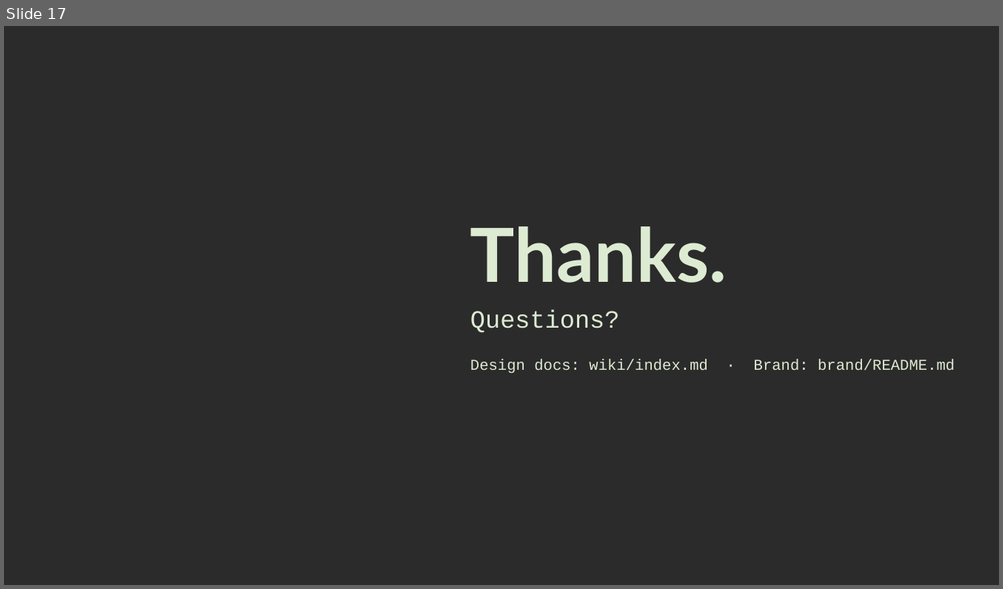
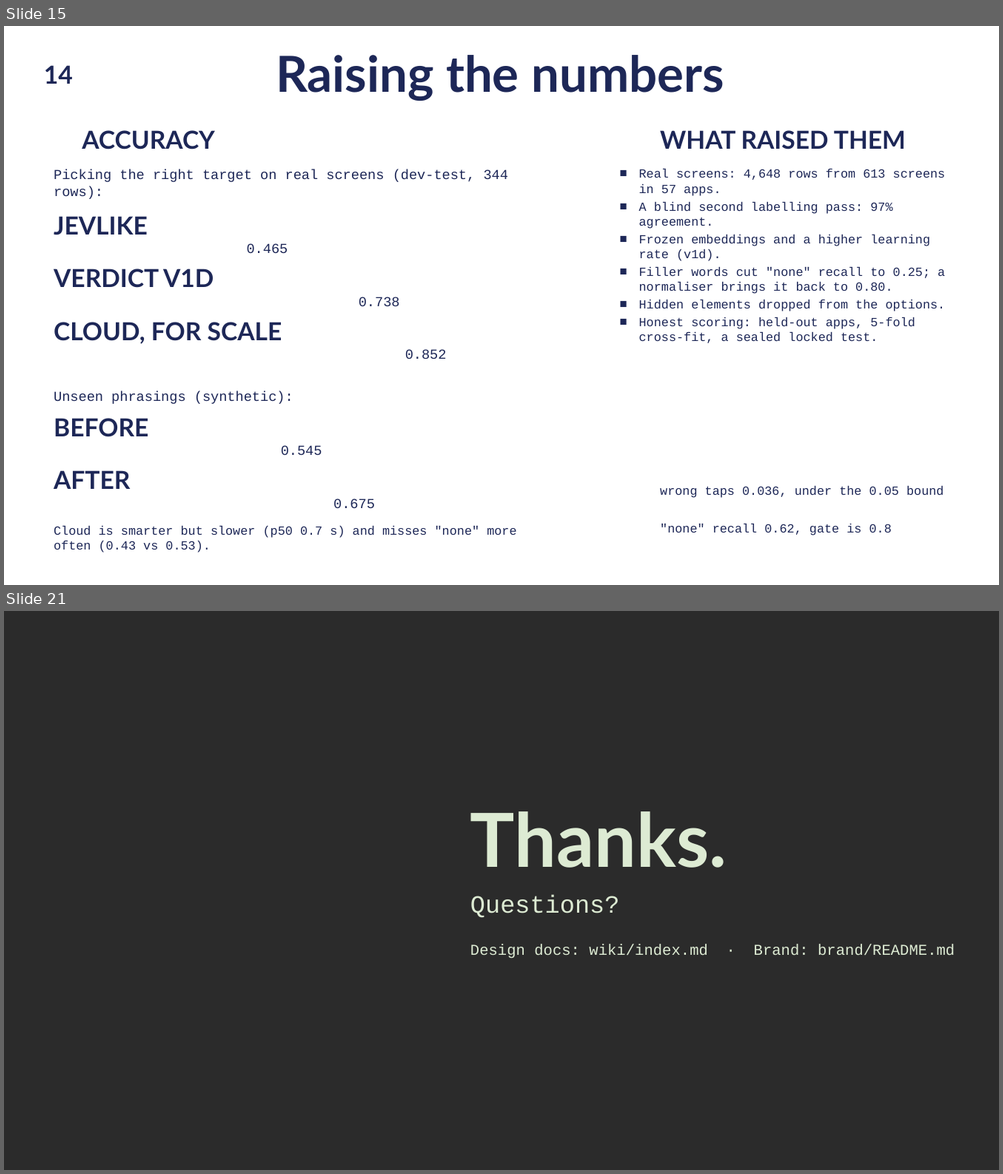
Before and after one commit to dxcently/Canti, a slide deck: docs/canti-overview.pptx. Shown one above the other, each under a label of ours: slide 17 before the commit, slides 15 and 21 after it; the slides between them are not shown. The pictures are 1003x589 and 1003x1174 pixels, drawn with LibreOffice and Linux fonts; fonts in the diff are those of the drawing; background and template pictures are left out; a plain dark background stands for a picture behind light text. Boxes give left, top, right and bottom in pixels: in the first picture for what was removed or moved away, otherwise in the second. Text is boxed around its words. In the diff, an @@ line names an element or a change of style, - is before the commit and + after.

```diff
--- a/docs/canti-overview.pptx
+++ b/docs/canti-overview.pptx
@@ slide 15 added at [4, 26, 999, 585], background picture (left out) @@
@@ text added at [44, 65, 73, 84], 18 pt, text #1D2757, bold @@
+14
@@ text added at [276, 55, 724, 101], 36 pt, text #1D2757, bold @@
+Raising the numbers
@@ text added at [82, 130, 215, 150], 18 pt, text #1D2757, bold @@
+ACCURACY
@@ text added at [660, 130, 905, 150], 18 pt, text #1D2757, bold @@
+WHAT RAISED THEM
@@ text added at [54, 170, 509, 199], 10 pt, text #1D2757 @@
+Picking the right target on real screens (dev-test, 344 rows):
@@ text added at [639, 169, 945, 343], 9 pt, text #1D2757 @@
+■ Real screens: 4,648 rows from 613 screens in 57 apps.
+■ A blind second labelling pass: 97% agreement.
+■ Frozen embeddings and a higher learning rate (v1d).
+■ Filler words cut "none" recall to 0.25; a normaliser brings it back to 0.80.
+■ Hidden elements dropped from the options.
+■ Honest scoring: held-out apps, 5-fold cross-fit, a sealed locked test.
@@ text added at [54, 216, 148, 235], 18 pt, text #1D2757, bold @@
+JEVLIKE
@@ text added at [247, 244, 288, 253], 10 pt, text #1D2757 @@
+0.465
@@ text added at [54, 269, 213, 288], 18 pt, text #1D2757, bold @@
+VERDICT V1D
@@ text added at [358, 297, 400, 306], 10 pt, text #1D2757 @@
+0.738
@@ text added at [54, 322, 282, 344], 18 pt, text #1D2757, bold @@
+CLOUD, FOR SCALE
@@ text added at [405, 349, 447, 359], 10 pt, text #1D2757 @@
+0.852
@@ text added at [54, 392, 293, 404], 10 pt, text #1D2757 @@
+Unseen phrasings (synthetic):
@@ text added at [54, 418, 148, 437], 18 pt, text #1D2757, bold @@
+BEFORE
@@ text added at [281, 446, 322, 455], 10 pt, text #1D2757 @@
+0.545
@@ text added at [54, 471, 130, 489], 18 pt, text #1D2757, bold @@
+AFTER
@@ text added at [660, 486, 943, 498], 9 pt, text #1D2757 @@
+wrong taps 0.036, under the 0.05 bound
@@ text added at [333, 499, 375, 508], 10 pt, text #1D2757 @@
+0.675
@@ text added at [54, 526, 516, 553], 9 pt, text #1D2757 @@
+Cloud is smarter but slower (p50 0.7 s) and misses "none" more often (0.43 vs 0.53).
@@ text added at [660, 523, 891, 536], 9 pt, text #1D2757 @@
+"none" recall 0.62, gate is 0.8
@@ what was slide 17 is now slide 21 @@
```
Also in this commit, not shown: 14 slides changed, 3 other slides added, 2 other files.
